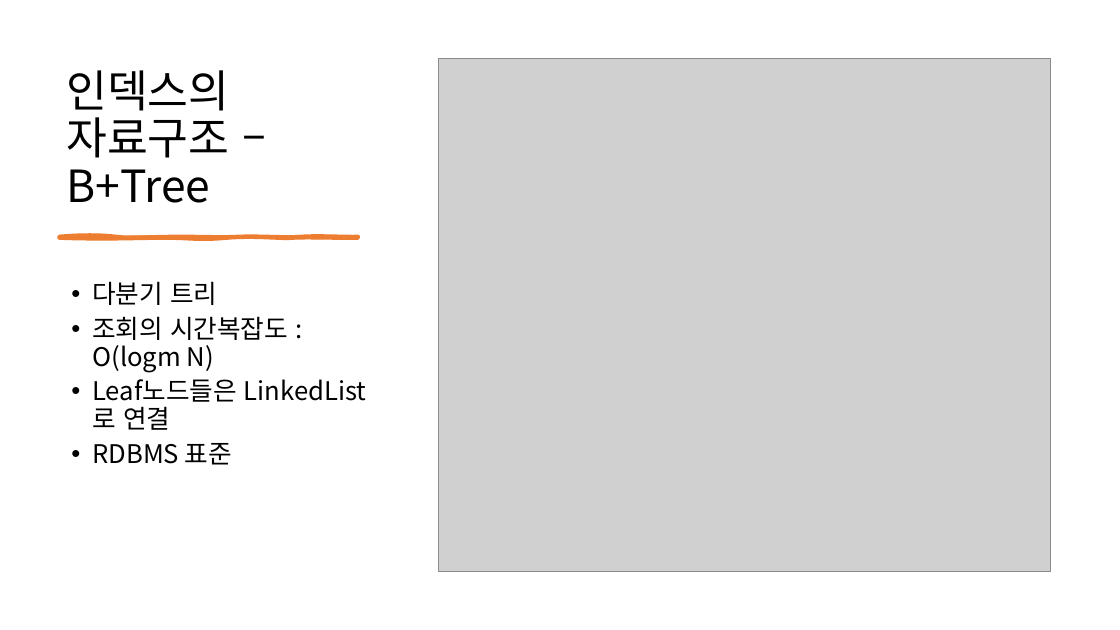
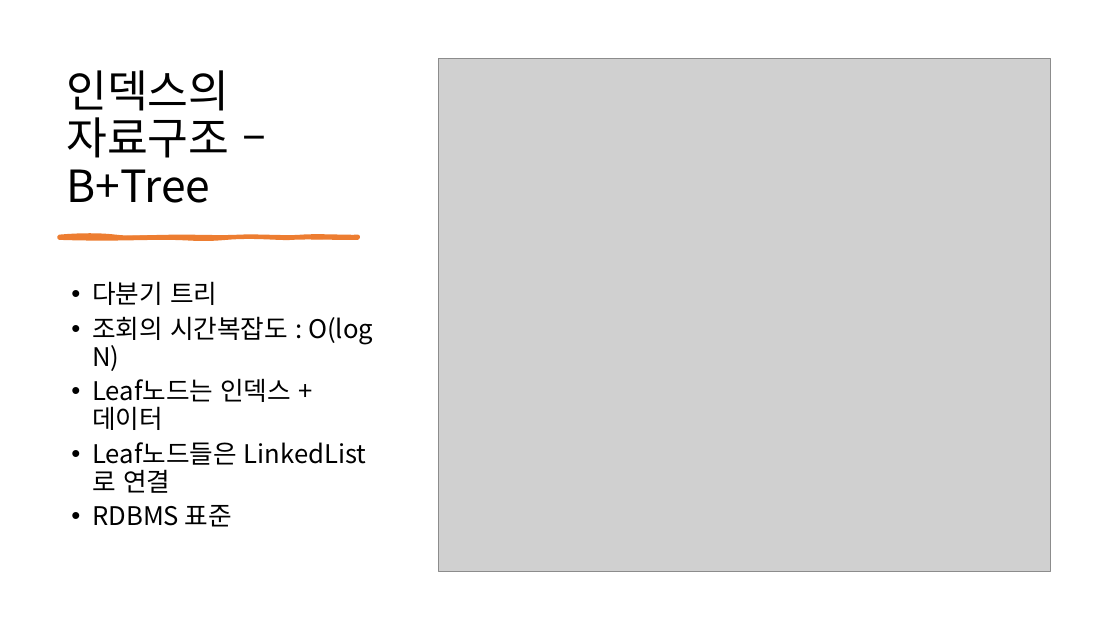
Before and after one commit to cs-study-org/cs-study, a slide deck: slide 11 of 20/beom/DB_Index.pptx. Drawn at 1120x630 pixels with LibreOffice and Linux fonts; fonts in the diff are those of the drawing; grey boxes stand for pictures. Boxes give left, top, right and bottom in pixels: in the first picture for what was removed or moved away, otherwise in the second. Text is boxed around its words. In the diff, an @@ line names an element or a change of style, - is before the commit and + after.

Commit message:
fix : typo

```diff
--- a/20/beom/DB_Index.pptx
+++ b/20/beom/DB_Index.pptx
@@ text at bbox=[92, 316, 373, 430]: text changed @@
-  • 조회의 시간복잡도 : O(logm N)
+  • 조회의 시간복잡도 : O(log N)
+  • Leaf노드는 인덱스 + 데이터
```
